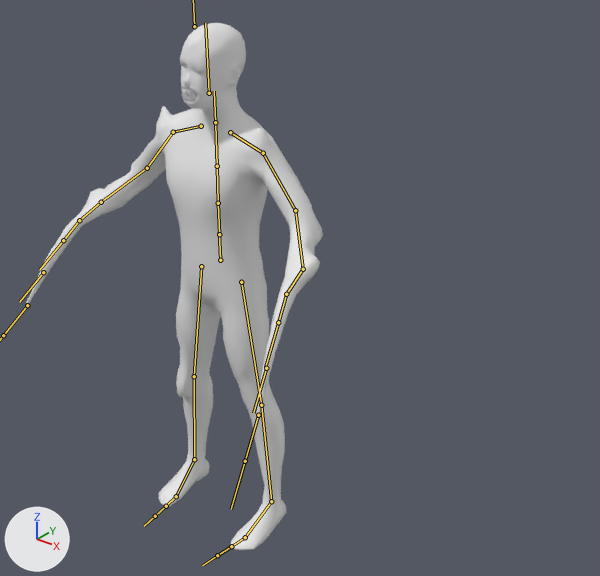
What one commit did to the FBX model Assets/Character/Zombie3/source/Zombie1.fbx.
One viewpoint serves both versions: a 50 mm lens placed at (1.79, -1.84, 2.14), pointed at (-0.06, 0.48, 0.71). The axes (+X, +Y, +Z) are drawn at lower left. The lights are the same throughout. The bones that bend it are drawn over the model as lines.
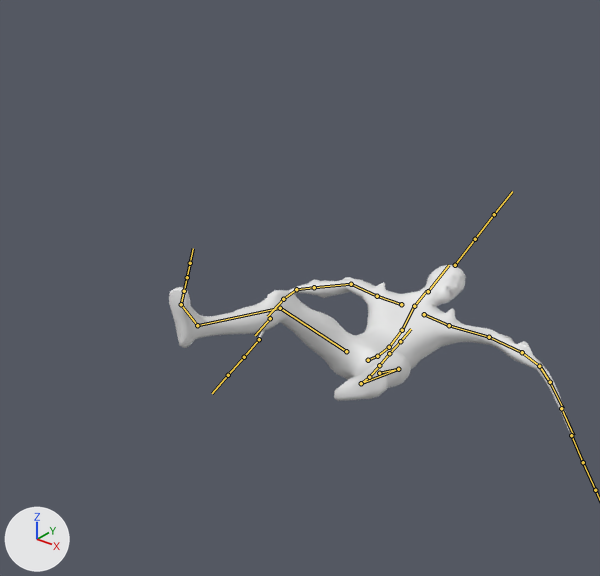
The newer file adds an action. The first version stands in its rest pose; the second is drawn at frame 76 of the action 'Armature|Armature|Armature|Die'.

What differs and where, as boxes (x1, y1, x2, y2) in the pictures (600 x 576 px):
'Plane.001', posed (36% wider, 67% shorter): before (27, 23, 323, 550); after (169, 265, 572, 437)
bone 'mixamorig:Hips', root to tip: before (220, 260) to (219, 231); after (368, 360) to (378, 355)
bone 'mixamorig:Spine', root to tip: before (219, 234) to (218, 203); after (377, 356) to (389, 347)
bone 'mixamorig:Spine1', root to tip: before (218, 203) to (217, 166); after (389, 347) to (402, 330)
bone 'mixamorig:Spine2', root to tip: before (217, 166) to (215, 123); after (402, 330) to (414, 306)
bone 'mixamorig:Neck', root to tip: before (215, 122) to (214, 91); after (414, 306) to (426, 291)
bone 'mixamorig:Head', root to tip: before (209, 93) to (205, 23); after (428, 291) to (449, 265)
bone 'mixamorig:LeftShoulder', root to tip: before (230, 132) to (263, 153); after (424, 314) to (449, 325)
bone 'mixamorig:LeftArm', root to tip: before (263, 153) to (295, 210); after (449, 325) to (489, 337)
bone 'mixamorig:LeftForeArm', root to tip: before (295, 210) to (303, 269); after (489, 337) to (522, 352)
bone 'mixamorig:LeftHand', root to tip: before (303, 269) to (286, 294); after (522, 352) to (539, 366)
bone 'mixamorig:LeftHandIndex1', root to tip: before (286, 294) to (278, 322); after (539, 366) to (550, 382)
bone 'mixamorig:LeftHandIndex2', root to tip: before (278, 322) to (265, 367); after (550, 382) to (563, 408)
bone 'mixamorig:LeftHandIndex3', root to tip: before (266, 368) to (253, 413); after (561, 408) to (573, 435)
bone 'mixamorig:RightShoulder', root to tip: before (201, 126) to (173, 132); after (401, 304) to (377, 296)
bone 'mixamorig:RightArm', root to tip: before (173, 132) to (147, 168); after (377, 296) to (351, 284)
bone 'mixamorig:RightForeArm', root to tip: before (147, 168) to (101, 202); after (351, 284) to (314, 287)
bone 'mixamorig:RightHand', root to tip: before (101, 202) to (79, 220); after (314, 287) to (296, 289)
bone 'mixamorig:RightHandIndex1', root to tip: before (79, 220) to (63, 240); after (296, 289) to (283, 299)
bone 'mixamorig:RightHandIndex2', root to tip: before (63, 240) to (39, 270); after (283, 299) to (267, 316)
bone 'mixamorig:RightHandIndex3', root to tip: before (43, 272) to (19, 302); after (270, 318) to (255, 335)
bone 'mixamorig:LeftUpLeg', root to tip: before (241, 282) to (261, 405); after (379, 373) to (398, 369)
bone 'mixamorig:LeftLeg', root to tip: before (261, 405) to (271, 501); after (398, 369) to (361, 383)
bone 'mixamorig:LeftFoot', root to tip: before (271, 501) to (245, 537); after (361, 383) to (369, 377)
bone 'mixamorig:LeftToeBase', root to tip: before (245, 537) to (231, 546); after (369, 377) to (379, 365)
bone 'mixamorig:RightUpLeg', root to tip: before (201, 266) to (194, 376); after (346, 351) to (280, 308)
bone 'mixamorig:RightLeg', root to tip: before (194, 376) to (194, 459); after (280, 308) to (197, 325)
bone 'mixamorig:RightFoot', root to tip: before (194, 459) to (176, 496); after (197, 325) to (181, 304)
bone 'mixamorig:RightToeBase', root to tip: before (176, 496) to (166, 506); after (181, 304) to (184, 291)

The edits, one by one:
Bone 'mixamorig:Hips' (bone_mixamorig_hips) moves from (0.0, 0.0, 0.0) to (-4.7, -86.4, -99.3).
Bone 'mixamorig:Hips' (bone_mixamorig_hips) turns from (0, 0, 0) to (-105, 1, -16) degrees about its own x, y and z.
Bone 'mixamorig:Spine' (bone_mixamorig_spine) turns from (0, 0, 0) to (15, -1, 1) degrees about its own x, y and z.
Bone 'mixamorig:Spine1' (bone_mixamorig_spine1) turns from (0, 0, 0) to (21, -1, 5) degrees about its own x, y and z.
Bone 'mixamorig:Spine2' (bone_mixamorig_spine2) turns from (0, 0, 0) to (21, -2, 4) degrees about its own x, y and z.
Bone 'mixamorig:Neck' (bone_mixamorig_neck) turns from (0, 0, 0) to (-2, 35, -13) degrees about its own x, y and z.
Bone 'mixamorig:Head' (bone_mixamorig_head) turns from (0, 0, 0) to (-17, 11, -9) degrees about its own x, y and z.
Bone 'mixamorig:LeftShoulder' (bone_mixamorig_leftshoulder) turns from (0, 0, 0) to (-15, 2, 5) degrees about its own x, y and z.
Bone 'mixamorig:LeftArm' (bone_mixamorig_leftarm) turns from (0, 0, 0) to (-45, -1, -23) degrees about its own x, y and z.
Bone 'mixamorig:LeftForeArm' (bone_mixamorig_leftforearm) turns from (0, 0, 0) to (14, 17, 18) degrees about its own x, y and z.
Bone 'mixamorig:LeftHand' (bone_mixamorig_lefthand) turns from (0, 0, 0) to (-41, -17, -27) degrees about its own x, y and z.
Bone 'mixamorig:LeftHandIndex1' (bone_mixamorig_lefthandindex1) turns from (0, 0, 0) to (34, 6, 12) degrees about its own x, y and z.
Bone 'mixamorig:LeftHandIndex2' (bone_mixamorig_lefthandindex2) turns from (0, 0, 0) to (6, -5, -8) degrees about its own x, y and z.
Bone 'mixamorig:LeftHandIndex3' (bone_mixamorig_lefthandindex3) turns from (0, 0, 0) to (5, -11, 4) degrees about its own x, y and z.
Bone 'mixamorig:RightShoulder' (bone_mixamorig_rightshoulder) turns from (0, 0, 0) to (-16, 3, 5) degrees about its own x, y and z.
Bone 'mixamorig:RightArm' (bone_mixamorig_rightarm) turns from (0, 0, 0) to (-44, -24, 46) degrees about its own x, y and z.
Bone 'mixamorig:RightForeArm' (bone_mixamorig_rightforearm) turns from (0, 0, 0) to (23, 48, 16) degrees about its own x, y and z.
Bone 'mixamorig:RightHand' (bone_mixamorig_righthand) turns from (0, 0, 0) to (-30, 5, -2) degrees about its own x, y and z.
Bone 'mixamorig:RightHandIndex1' (bone_mixamorig_righthandindex1) turns from (0, 0, 0) to (30, -20, 14) degrees about its own x, y and z.
Bone 'mixamorig:RightHandIndex2' (bone_mixamorig_righthandindex2) turns from (0, 0, 0) to (9, 0, 11) degrees about its own x, y and z.
Bone 'mixamorig:RightHandIndex3' (bone_mixamorig_righthandindex3) turns from (0, 0, 0) to (8, 1, 1) degrees about its own x, y and z.
Bone 'mixamorig:LeftUpLeg' (bone_mixamorig_leftupleg) turns from (0, 0, 0) to (37, -29, 0) degrees about its own x, y and z.
Bone 'mixamorig:LeftLeg' (bone_mixamorig_leftleg) turns from (0, 0, 0) to (-33, -13, 1) degrees about its own x, y and z.
Bone 'mixamorig:LeftFoot' (bone_mixamorig_leftfoot) turns from (0, 0, 0) to (-20, 9, 0) degrees about its own x, y and z.
Bone 'mixamorig:LeftToeBase' (bone_mixamorig_lefttoebase) turns from (0, 0, 0) to (2, -1, -13) degrees about its own x, y and z.
Bone 'mixamorig:RightUpLeg' (bone_mixamorig_rightupleg) turns from (0, 0, 0) to (23, 20, -14) degrees about its own x, y and z.
Bone 'mixamorig:RightLeg' (bone_mixamorig_rightleg) turns from (0, 0, 0) to (-34, -2, -1) degrees about its own x, y and z.
Bone 'mixamorig:RightFoot' (bone_mixamorig_rightfoot) turns from (0, 0, 0) to (-5, 3, 6) degrees about its own x, y and z.
Bone 'mixamorig:RightToeBase' (bone_mixamorig_righttoebase) turns from (0, 0, 0) to (4, 11, 11) degrees about its own x, y and z.
